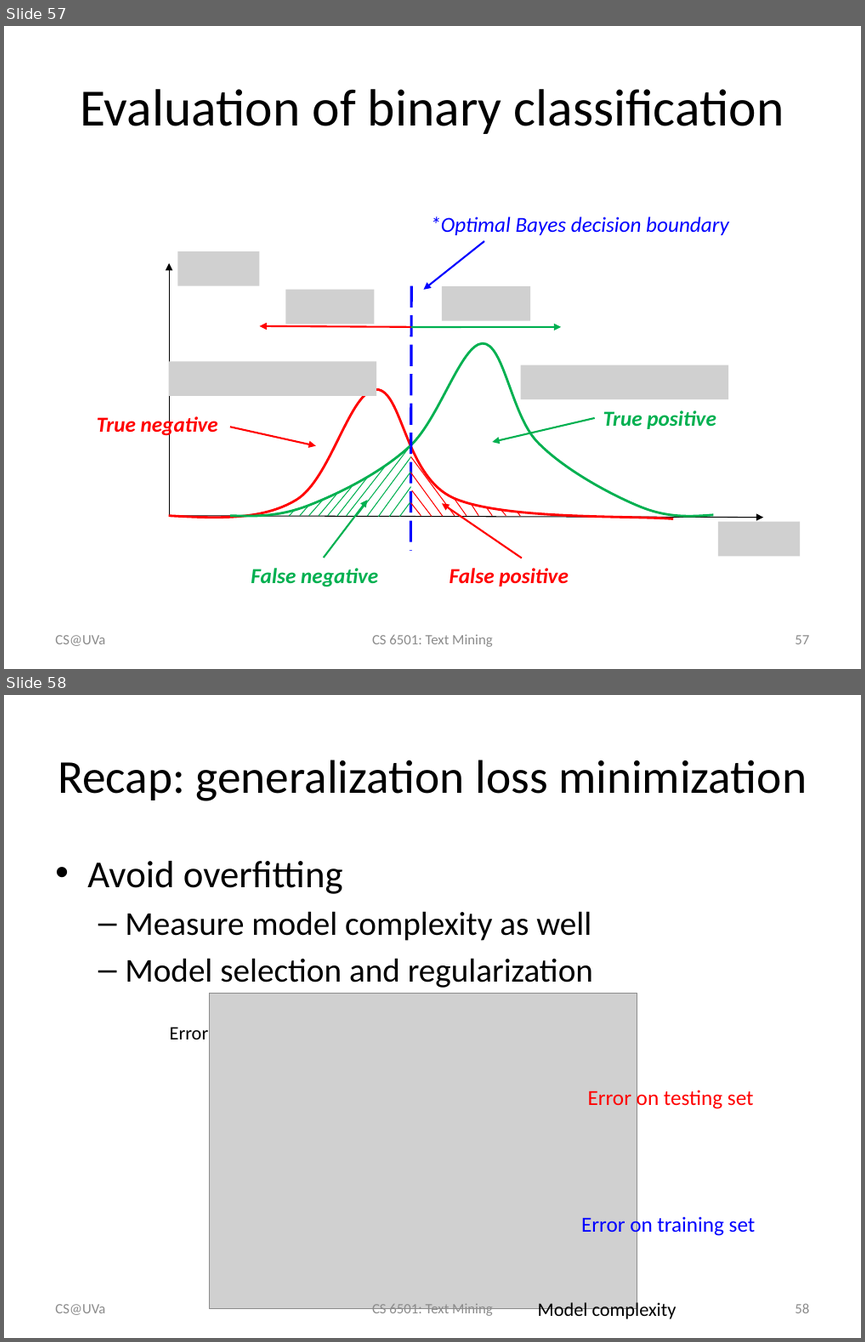
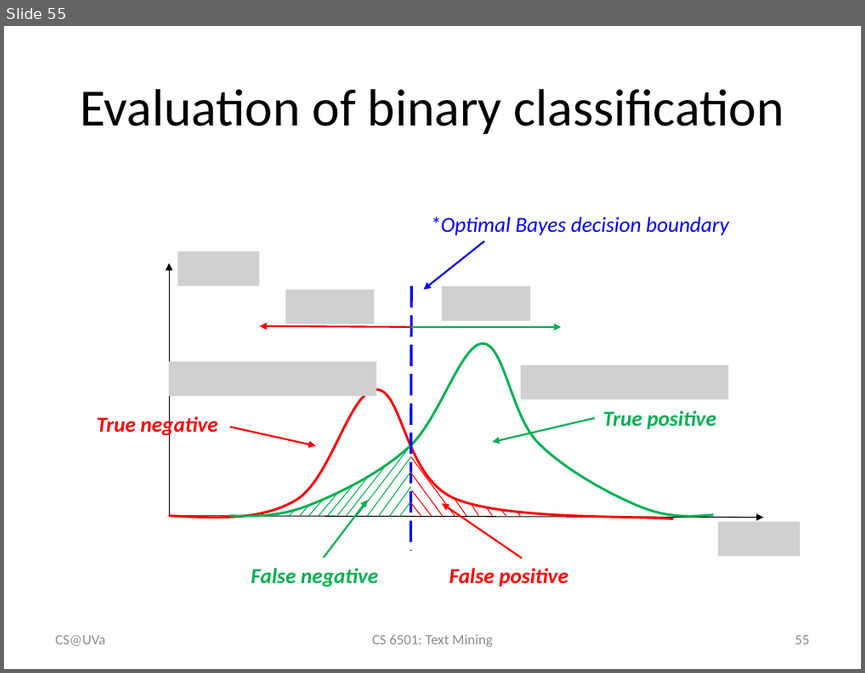
Before and after one commit to wang296/CS6501-Text-Mining, a slide deck: docs/TextCategorization.pptx. Shown one above the other, each under a label of ours: slides 57 and 58 before the commit, slide 55 after it. The pictures are 865x1342 and 865x673 pixels, drawn with LibreOffice and Linux fonts; fonts in the diff are those of the drawing; grey boxes stand for pictures. Boxes give left, top, right and bottom in pixels: in the first picture for what was removed or moved away, otherwise in the second. Text is boxed around its words. In the diff, an @@ line names an element or a change of style, - is before the commit and + after.

Commit message:
text categorization

```diff
--- a/docs/TextCategorization.pptx
+++ b/docs/TextCategorization.pptx
@@ slide 58 removed at [4, 695, 861, 1338], background #FFFFFF @@
@@ title removed at [58, 760, 806, 801] @@
-Recap: generalization loss minimization
@@ text removed at [87, 861, 593, 987] @@
-• Avoid overfitting
-  – Measure model complexity as well
-  – Model selection and regularization
@@ picture removed at [210, 993, 637, 1309] @@
@@ text removed at [170, 1027, 209, 1039] @@
-Error
@@ text removed at [588, 1087, 754, 1110] @@
-Error on testing set
@@ text removed at [581, 1213, 755, 1236] @@
-Error on training set
@@ text removed at [55, 1304, 105, 1315] @@
-CS@UVa
@@ text removed at [372, 1304, 493, 1317] @@
-CS 6501: Text Mining
@@ text removed at [538, 1299, 676, 1321] @@
-Model complexity
@@ page number removed at [794, 1303, 809, 1313] @@
-58
@@ what was slide 57 is now slide 55 @@
@@ page number at [794, 635, 809, 644]: text changed @@
-57
+55
```
Also in this commit, not shown: 3 slides changed, 4 other slides removed, 5 other files.
